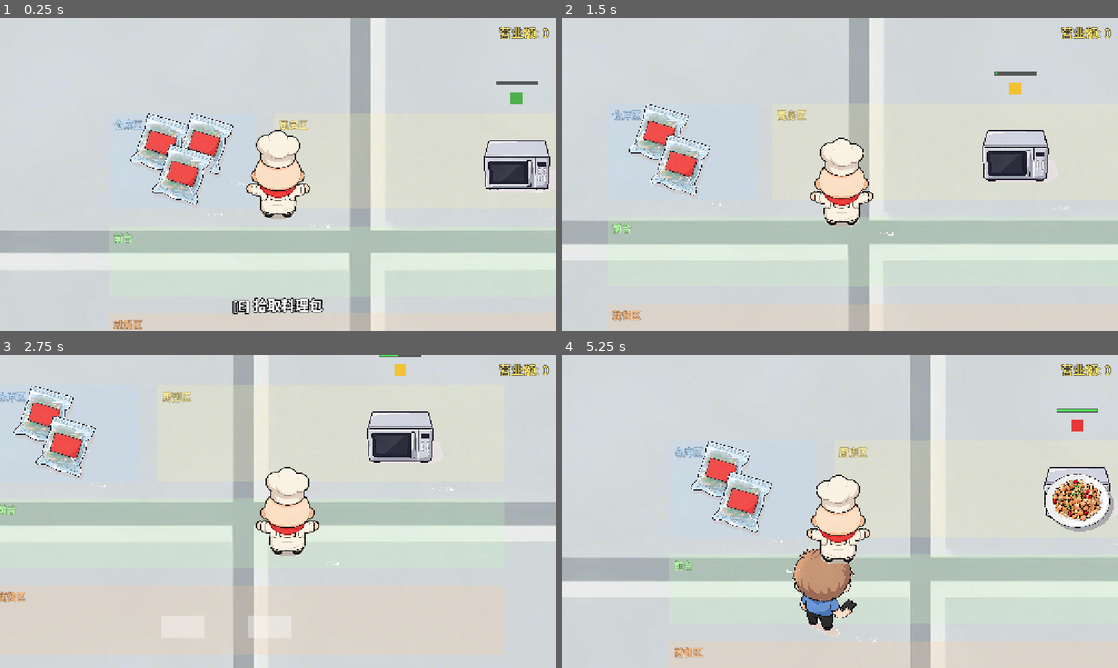
Above: before the commit, frames 1-4 (two rows, left to right).
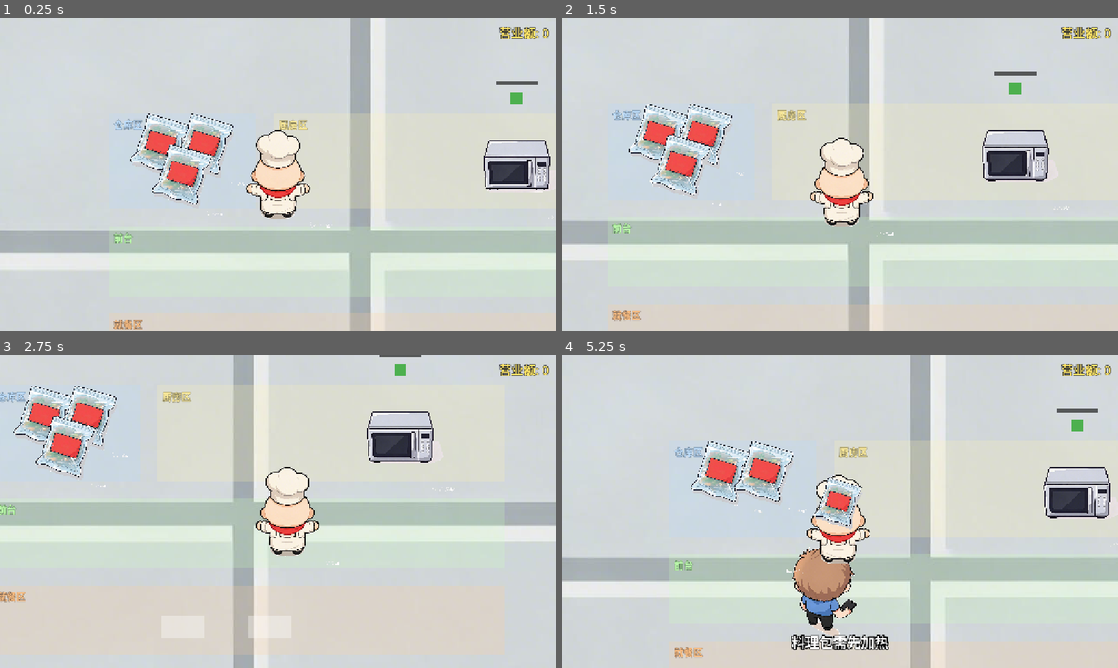
Above: after the commit, the same moments.

Repository: 408Survivor/order_rush
Game: Godot game, scene res://scenes/MainScene.tscn
The game is run twice, just before and just after one commit, with the same random seed, the same clock (stepped at 60 frames per second) and the same inputs.
Inputs:
- Up to frame 1 (0.25 s): no input
- Up to frame 2 (1.5 s): tap Enter at 0.5 s; hold D (move_right) 0.53-1.28 s; hold Space (interact) 0.53-1.28 s; hold S (move_down) from 1.28 s (still down); tap Space (interact) at 1.35 s
- Up to frame 3 (2.75 s): release S (move_down) at 2.03 s; hold D (move_right) from 2.03 s (still down); hold Space (interact) from 2.03 s (still down)
- Up to frame 4 (5.25 s): release D (move_right) at 2.78 s; release Space (interact) at 2.78 s; hold W (move_up) 2.78-3.53 s; tap Space (interact) at 2.85, 4.35 s; hold Space (interact) 3.53-4.28 s; hold A (move_left) 3.53-5.03 s; hold S (move_down) from 5.03 s (still down); hold Space (interact) from 5.03 s (still down)

The runs differ from the first frame. In frame 1, 0.7% of the frame differs, in the area x 41-59%, y 89-95%; in frame 2, 0.8%; in frame 3, 0.8%; in frame 4, 5.1%, in the area x 27-100%, y 17-95%.

Commit message:
feat: 交互范围优化——身前扇区 ±45° (#18) (#19)
* feat: 交互范围缩小（300→160）+ 微波炉矩形碰撞 (#18)

- InteractArea 半径 300→160：交互触发距离从 456px 缩至 ~285px，贴近才可操作
- 微波炉碰撞体圆形→矩形 250x250（贴合方形机身）
- 运行探针实测：320px 无交互、260px 触发

* feat: 交互改为身前扇区（±45°）——背对不可交互 (#18)

- 范围检测候选 + 方向过滤：仅身前 ±45° 内（dot≥0.7）的目标可交互
- 运行实测：面向微波炉→可交互；背对→null；侧对→识别面前扇区内其他目标

Diff:
--- a/scenes/entities/PlayerCharacter.tscn
+++ b/scenes/entities/PlayerCharacter.tscn
@@ -7,7 +7,7 @@
 radius = 117.0
 
 [sub_resource type="CircleShape2D" id="CircleShape2D_interact"]
-radius = 300.0
+radius = 160.0
 
 [node name="PlayerCharacter" type="CharacterBody2D" unique_id=1418374193]
 collision_layer = 2
--- a/scenes/props/Microwave.tscn
+++ b/scenes/props/Microwave.tscn
@@ -3,8 +3,8 @@
 [ext_resource type="Texture2D" uid="uid://b7h71vqcban3x" path="res://assets/art/items/microwave_idle.png" id="1_tex"]
 [ext_resource type="Script" uid="uid://d0ff7b81c1n73" path="res://scripts/items/microwave.gd" id="2_script"]
 
-[sub_resource type="CircleShape2D" id="CircleShape2D_mw"]
-radius = 156.0
+[sub_resource type="RectangleShape2D" id="RectangleShape2D_mw"]
+size = Vector2(250, 250)
 
 [node name="Microwave" type="Area2D"]
 collision_layer = 5
@@ -16,7 +16,7 @@
 texture = ExtResource("1_tex")
 
 [node name="CollisionShape2D" type="CollisionShape2D" parent="."]
-shape = SubResource("CircleShape2D_mw")
+shape = SubResource("RectangleShape2D_mw")
 
 [node name="Indicator" type="ColorRect" parent="."]
 offset_left = -14.0
--- a/scripts/entities/player_character.gd
+++ b/scripts/entities/player_character.gd
@@ -16,6 +16,7 @@
 const MOVE_SPEED := 200.0           ## 像素/秒
 const INTERACTION_DISTANCE := 280.0 ## 交互检测距离（像素，覆盖贴合距离≈273）
 const INTERACTION_COOLDOWN := 0.25  ## 交互冷却（秒），防止连按
+const INTERACT_FOV_DOT := 0.7       ## 交互扇区：cos(45°)，仅身前 ±45° 内可交互
 
 # ==================== 节点引用 ====================
 @onready var sprite: Sprite2D = $Sprite2D
@@ -111,13 +112,15 @@
 
 	return false
 
-## 获取可交互对象：范围检测优先（靠近即触发，不依赖朝向），射线兜底
+## 获取可交互对象：身前扇区检测（面向目标才可交互），射线兜底
 func _get_interactable_object() -> Node2D:
-	# 1) 交互范围内最近的 interactable（Area2D 物品/设备 + PhysicsBody 顾客；排除手持物品）
+	# 1) 交互范围内、且位于身前 ±45° 扇区的最近 interactable（排除手持物品）
 	var best: Node2D = null
 	var best_dist := INF
 	for area in interact_area.get_overlapping_areas():
 		if area == held_item or not area.is_in_group("interactable"):
+			continue
+		if not _is_in_front(area.global_position):
 			continue
 		var dist := global_position.distance_to(area.global_position)
 		if dist < best_dist:
@@ -126,6 +129,8 @@
 	for body in interact_area.get_overlapping_bodies():
 		if body == held_item or not body.is_in_group("interactable"):
 			continue
+		if not _is_in_front(body.global_position):
+			continue
 		var dist := global_position.distance_to(body.global_position)
 		if dist < best_dist:
 			best_dist = dist
@@ -139,6 +144,13 @@
 		if collider != null and collider.is_in_group("interactable") and collider != held_item:
 			return collider
 	return null
+
+## 目标是否位于玩家身前扇区（面向方向的 ±45° 内）
+func _is_in_front(target_pos: Vector2) -> bool:
+	var to_target := target_pos - global_position
+	if to_target.length_squared() < 1.0:
+		return true  # 目标与玩家重合视为可交互
+	return to_target.normalized().dot(facing_direction) >= INTERACT_FOV_DOT
 
 ## 与设备交互（微波炉）：手持→放入；空手→取出
 func _interact_with_appliance(appliance: Node2D) -> bool:
